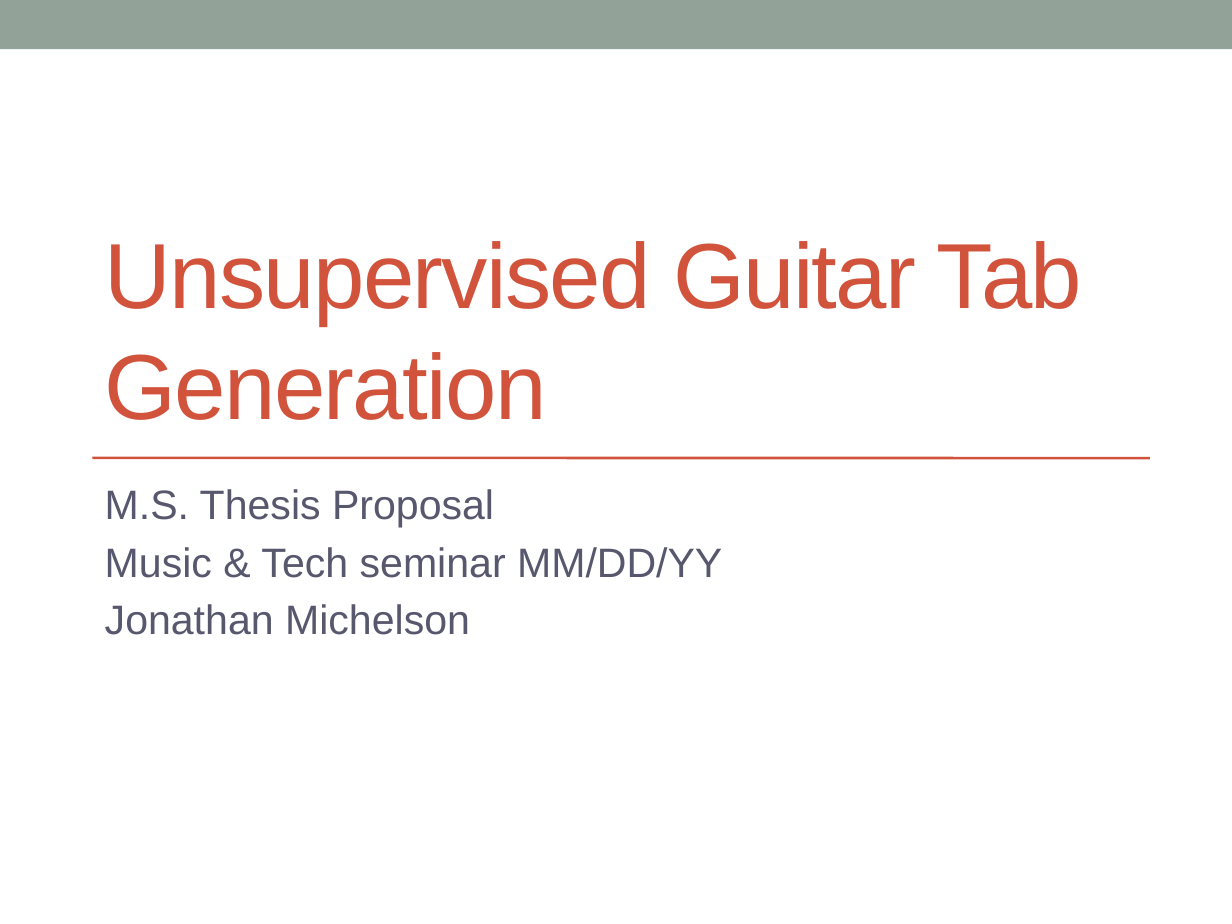
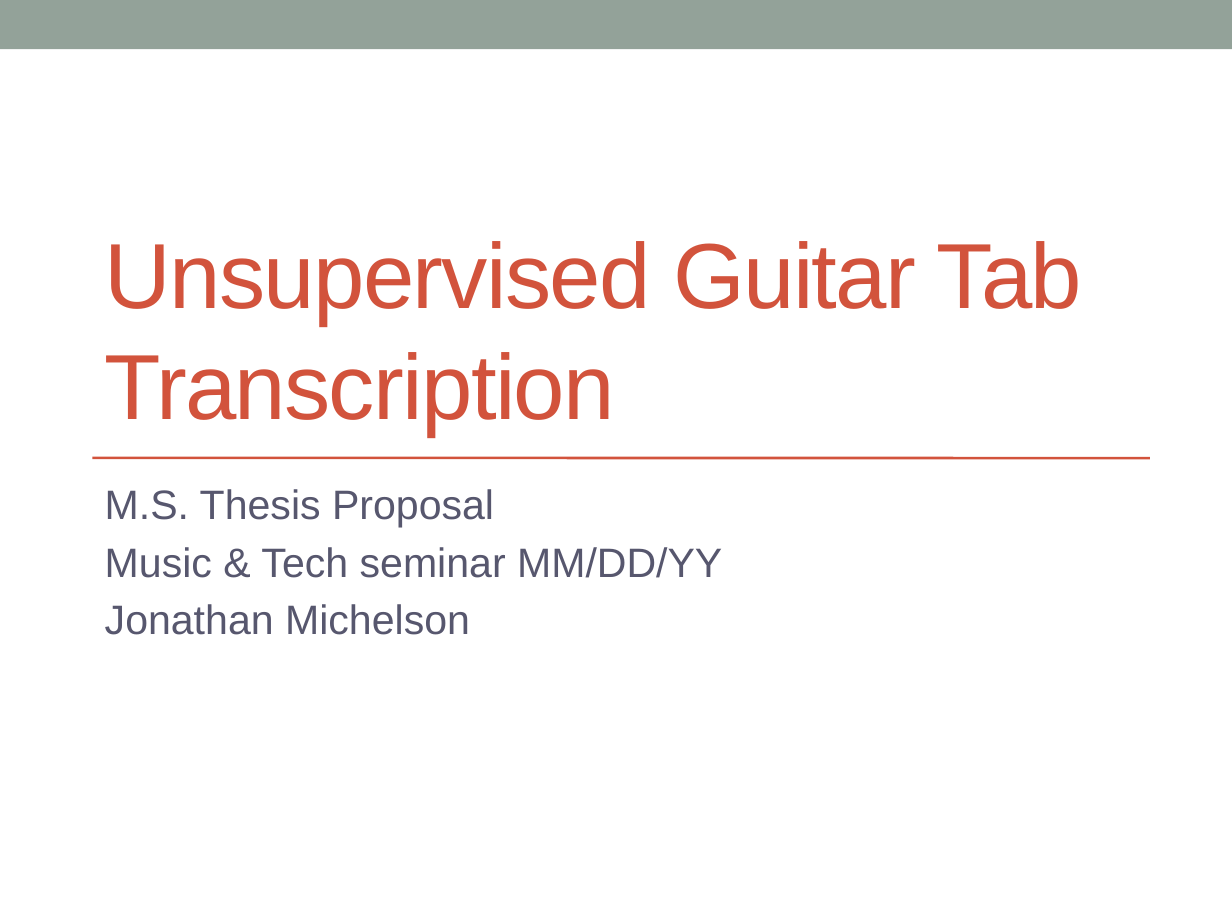
Before and after one commit to jmichel3/ms-thesis, a slide deck: slide 1 of proposal/proposal.pptx. Drawn at 1232x924 pixels with LibreOffice and Linux fonts; fonts in the diff are those of the drawing. Boxes give left, top, right and bottom in pixels: in the first picture for what was removed or moved away, otherwise in the second. Text is boxed around its words. In the diff, an @@ line names an element or a change of style, - is before the commit and + after.

```diff
--- a/proposal/proposal.pptx
+++ b/proposal/proposal.pptx
@@ title at (105,241,1083,436): text changed @@
-Unsupervised Guitar Tab Generation
+Unsupervised Guitar Tab Transcription
```
Also in this commit, not shown: 2 other slides changed, 1 slide added, 11 other files.
